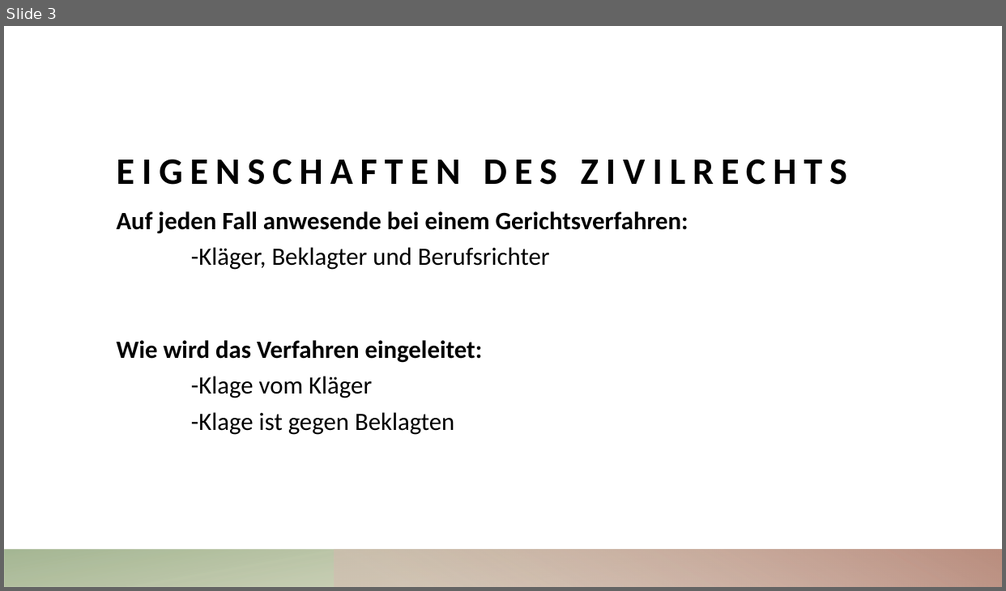
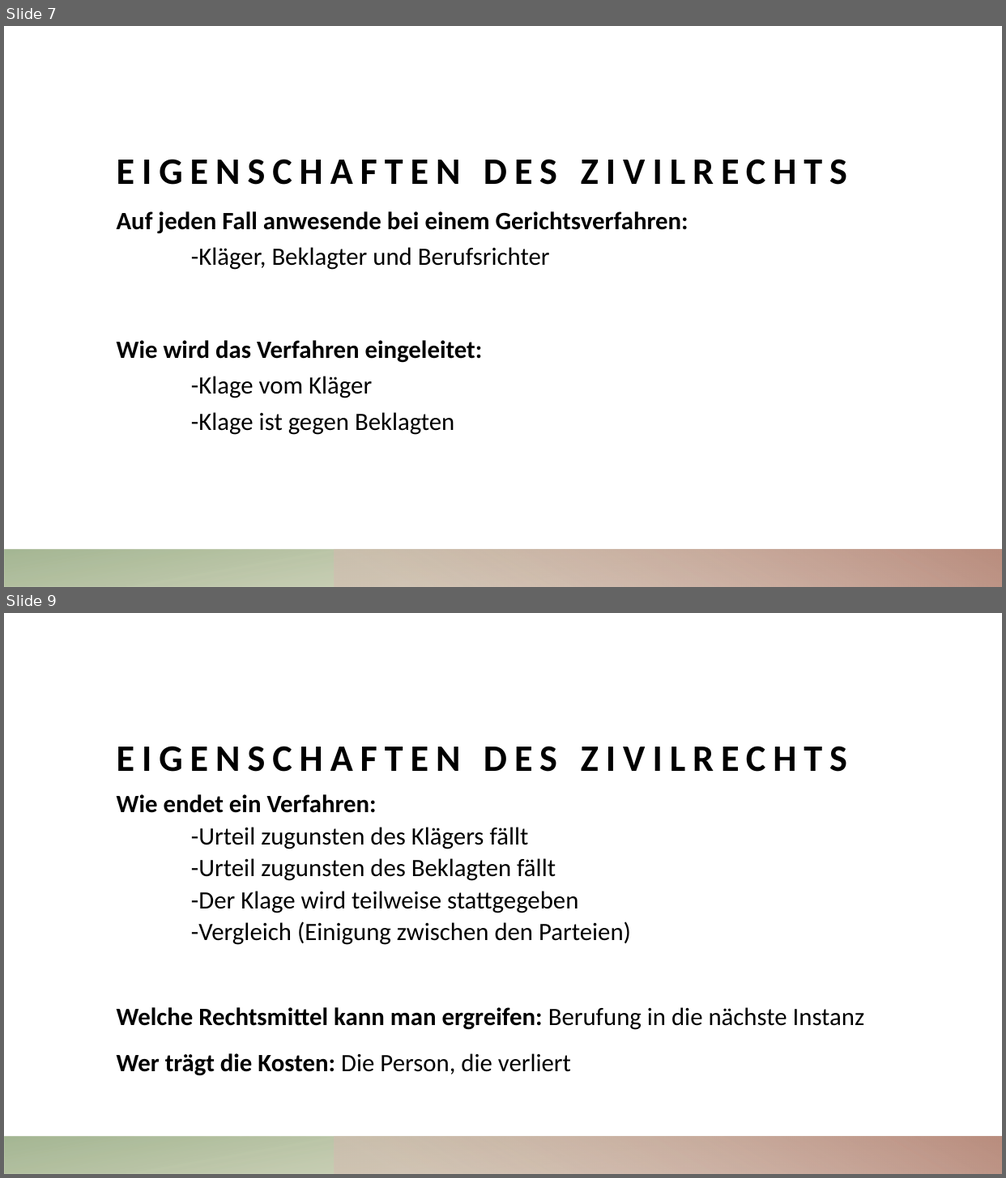
Before and after one commit to ArkonM/4CHIF, a slide deck: BWM - Werner Baumgartner/Zivilrecht.pptx. Shown one above the other, each under a label of ours: slide 3 before the commit, slides 7 and 9 after it; the slides between them are not shown. The pictures are 1006x591 and 1006x1178 pixels, drawn with LibreOffice and Linux fonts; fonts in the diff are those of the drawing. Boxes give left, top, right and bottom in pixels: in the first picture for what was removed or moved away, otherwise in the second. Text is boxed around its words. In the diff, an @@ line names an element or a change of style, - is before the commit and + after.

```diff
--- a/BWM - Werner Baumgartner/Zivilrecht.pptx
+++ b/BWM - Werner Baumgartner/Zivilrecht.pptx
@@ slide 9 added at bbox=[4, 613, 1002, 1174], background #FFFFFF; not listed: 2 template elements that a slide beside it also shows @@
@@ title added at bbox=[117, 746, 847, 772], 36 pt, text #000000, bold @@
+EIGENSCHAFTEN DES ZIVILRECHTS
@@ text added at bbox=[117, 794, 865, 1076], 24 pt, text #000000 @@
+Wie endet ein Verfahren:
+-Urteil zugunsten des Klägers fällt
+-Urteil zugunsten des Beklagten fällt
+-Der Klage wird teilweise stattgegeben
+-Vergleich (Einigung zwischen den Parteien)
+Welche Rechtsmittel kann man ergreifen: Berufung in die nächste Instanz
+Wer trägt die Kosten: Die Person, die verliert
@@ what was slide 3 is now slide 7 @@
```
Also in this commit, not shown: 1 slide changed, 4 other slides added, 1 other file.
